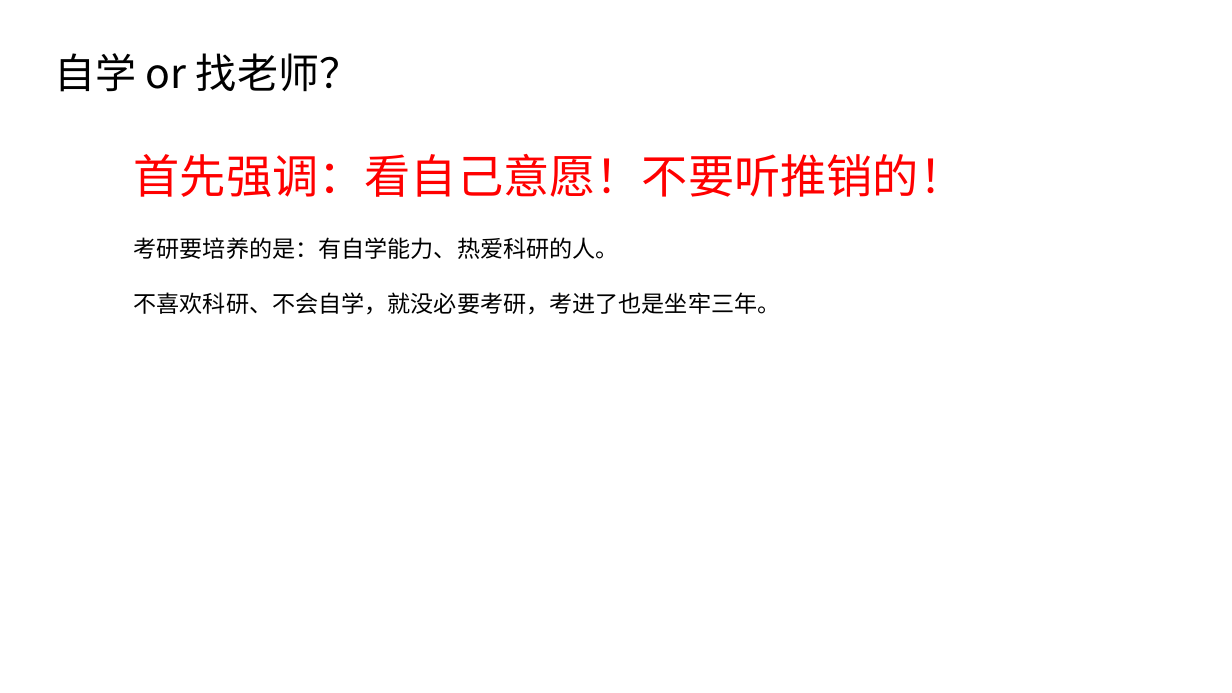
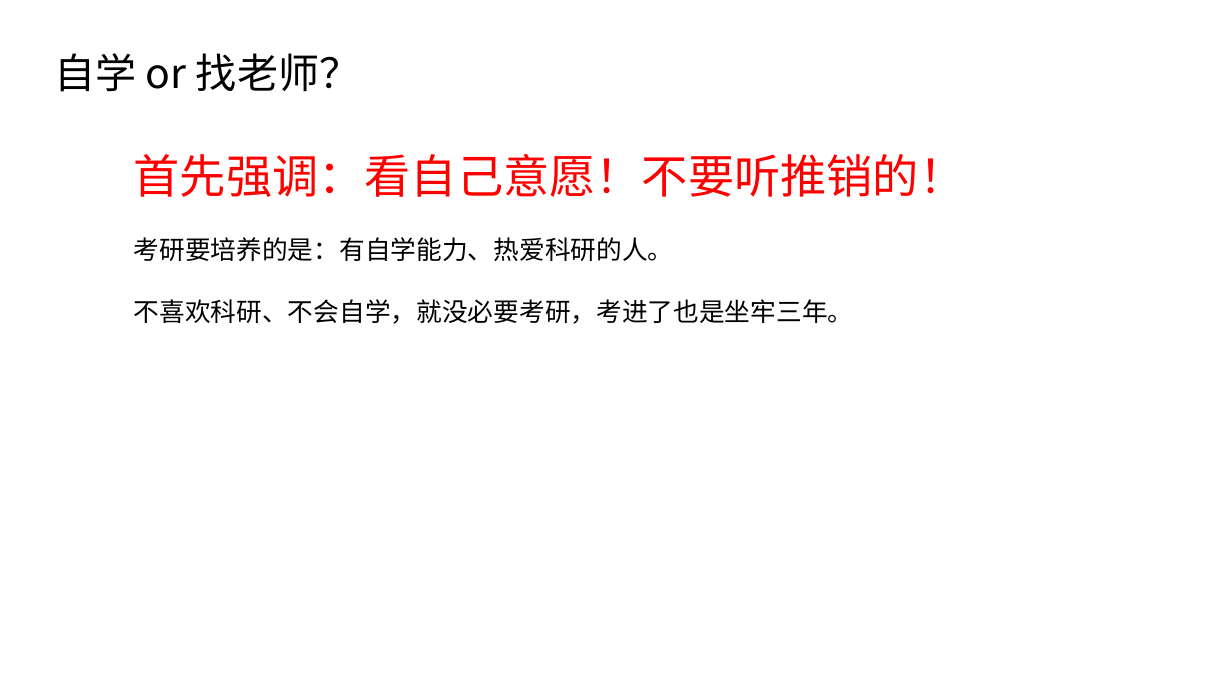
Before and after one commit to Jaserrr/Intelligent-ST-Wiki, a slide deck: slide 11 of D - 智科-考研专区/HDU智科专业考研指引v1.pptx. Drawn at 1232x693 pixels with LibreOffice and Linux fonts; fonts in the diff are those of the drawing. Boxes give left, top, right and bottom in pixels: in the first picture for what was removed or moved away, otherwise in the second. Text is boxed around its words. In the diff, an @@ line names an element or a change of style, - is before the commit and + after.

```diff
--- a/D - 智科-考研专区/HDU智科专业考研指引v1.pptx
+++ b/D - 智科-考研专区/HDU智科专业考研指引v1.pptx
@@ text "考研要培养的是：有自学能力、热爱科研的人。" at (134,237,854,324): size 18 to 20 pt @@
```
Also in this commit, not shown: 3 other slides changed, 3 other files.
